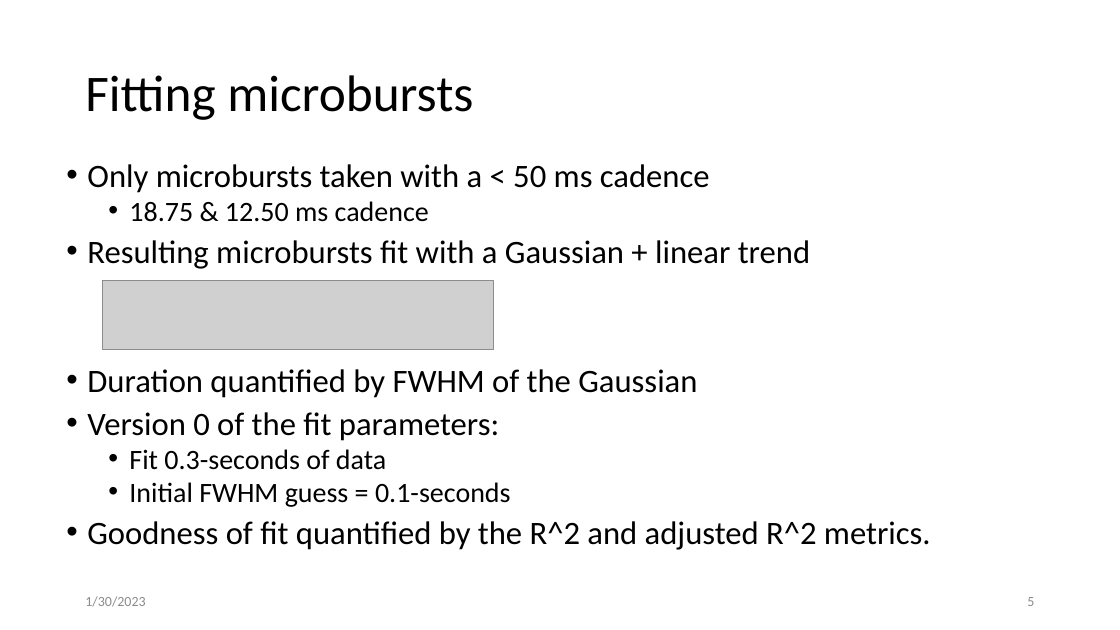
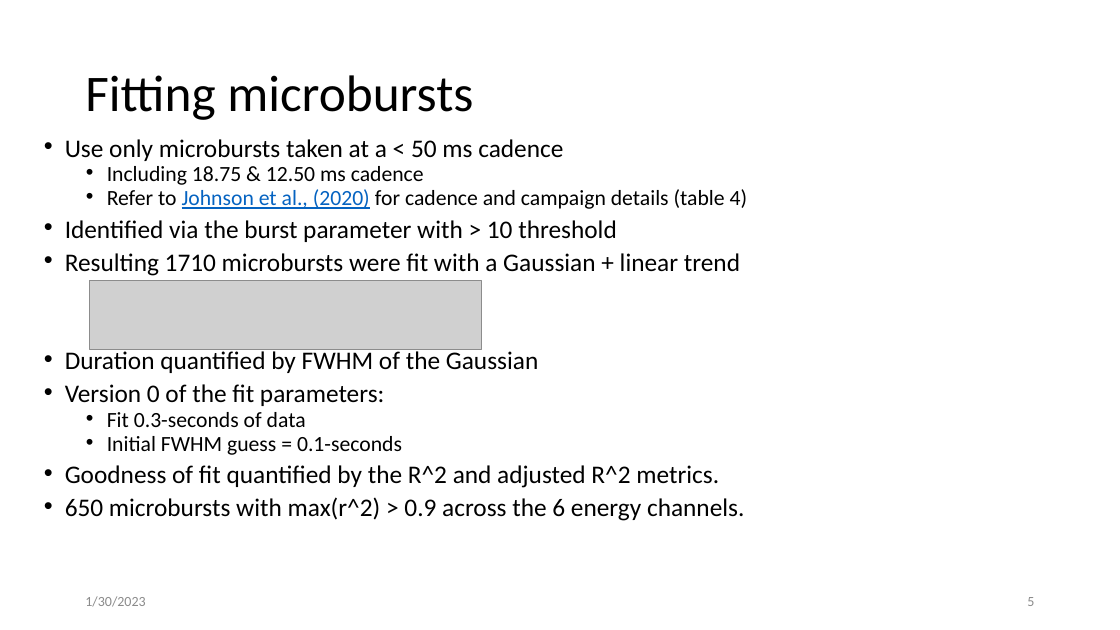
Before and after one commit to mshumko/fbrbsp, a slide deck: slide 5 of presentations/20230130_firebird_microburst_durations.pptx. Drawn at 1120x630 pixels with LibreOffice and Linux fonts; fonts in the diff are those of the drawing; grey boxes stand for pictures. Boxes give left, top, right and bottom in pixels: in the first picture for what was removed or moved away, otherwise in the second. Text is boxed around its words. In the diff, an @@ line names an element or a change of style, - is before the commit and + after.

Commit message:
Updating presentation.

```diff
--- a/presentations/20230130_firebird_microburst_durations.pptx
+++ b/presentations/20230130_firebird_microburst_durations.pptx
@@ text "Use only microbursts taken at ...": place and size @@
-text "Use only microbursts taken at ..." at <box>87,164,931,550</box>
+text "Use only microbursts taken at ..." at <box>65,139,748,521</box>
@@ text at <box>65,139,748,276</box>: text changed; size 28 to 21.7 pt @@
-• Only microbursts taken with a < 50 ms cadence
-  • 18.75 & 12.50 ms cadence
-• Resulting microbursts fit with a Gaussian + linear trend
+• Use only microbursts taken at a < 50 ms cadence
+  • Including 18.75 & 12.50 ms cadence
+  • Refer to Johnson et al., (2020) for cadence and campaign details (table 4)
+• Identified via the burst parameter with > 10 threshold
+• Resulting 1710 microbursts were fit with a Gaussian + linear trend
@@ picture: place and size @@
-picture at <box>103,281,494,350</box>
+picture at <box>90,281,481,350</box>
@@ text at <box>65,349,719,488</box>: size 28 to 21.7 pt in "Duration quantified by FWHM of the Gaussian", "Version 0 of the fit parameters:", "Goodness of fit quantified by the R^2 ..."; size 24 to 18.6 pt in "Fit 0.3-seconds of data", "Initial FWHM guess = 0.1-seconds"; line spacing 0.8 to 0.7 @@
@@ text at <box>65,497,744,521</box>: paragraph added @@
+• 650 microbursts with max(r^2) > 0.9 across the 6 energy channels.
```
Also in this commit, not shown: 5 other slides changed, 2 slides added.
